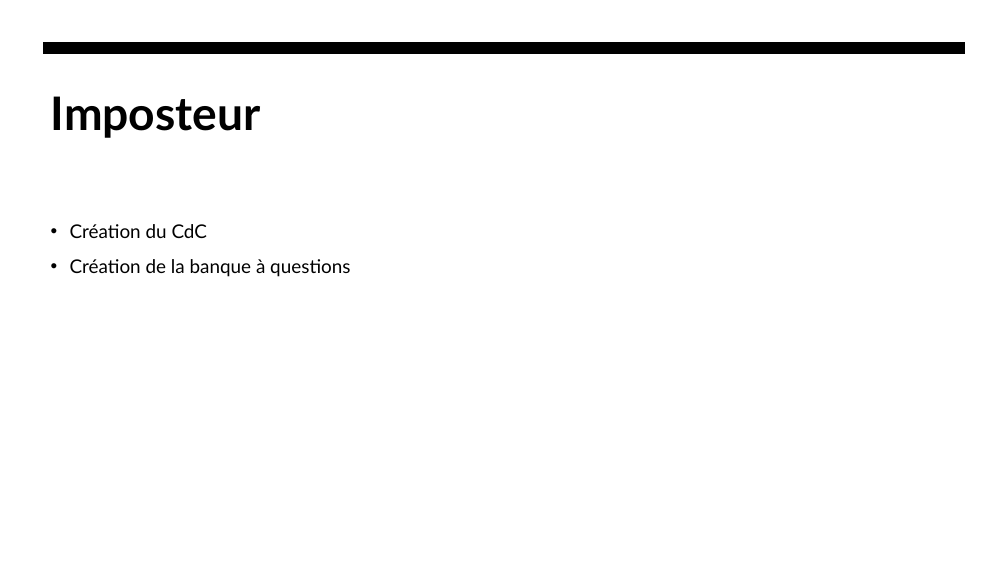
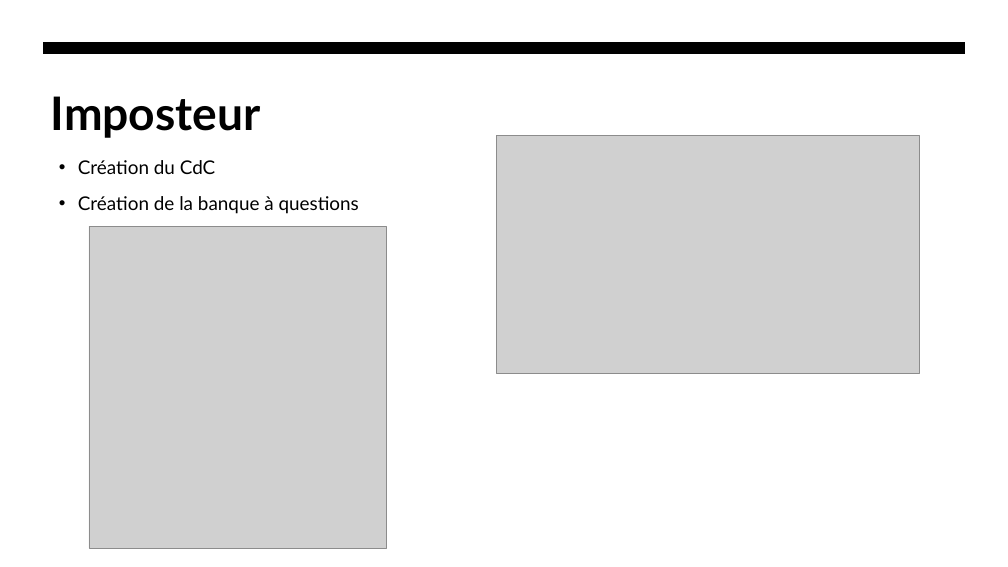
Before and after one commit to Agashae/SitesWeb, a slide deck: slide 4 of MoonWebsite/annexe/Presentation.pptx. Drawn at 1008x567 pixels with LibreOffice and Linux fonts; fonts in the diff are those of the drawing; grey boxes stand for pictures. Boxes give left, top, right and bottom in pixels: in the first picture for what was removed or moved away, otherwise in the second. Text is boxed around its words. In the diff, an @@ line names an element or a change of style, - is before the commit and + after.

```diff
--- a/MoonWebsite/annexe/Presentation.pptx
+++ b/MoonWebsite/annexe/Presentation.pptx
@@ rectangle added at [0, 0, 1008, 567], fill #FFFFFF @@
@@ picture added at [496, 135, 919, 374] @@
@@ text "Création du CdC": place and size @@
-text "Création du CdC" at [70, 224, 350, 277]
+text "Création du CdC" at [78, 160, 359, 214]
@@ picture added at [89, 226, 386, 548] @@
```
Also in this commit, not shown: 5 other slides changed, 1 slide added, 2 slides removed, 5 other files.
